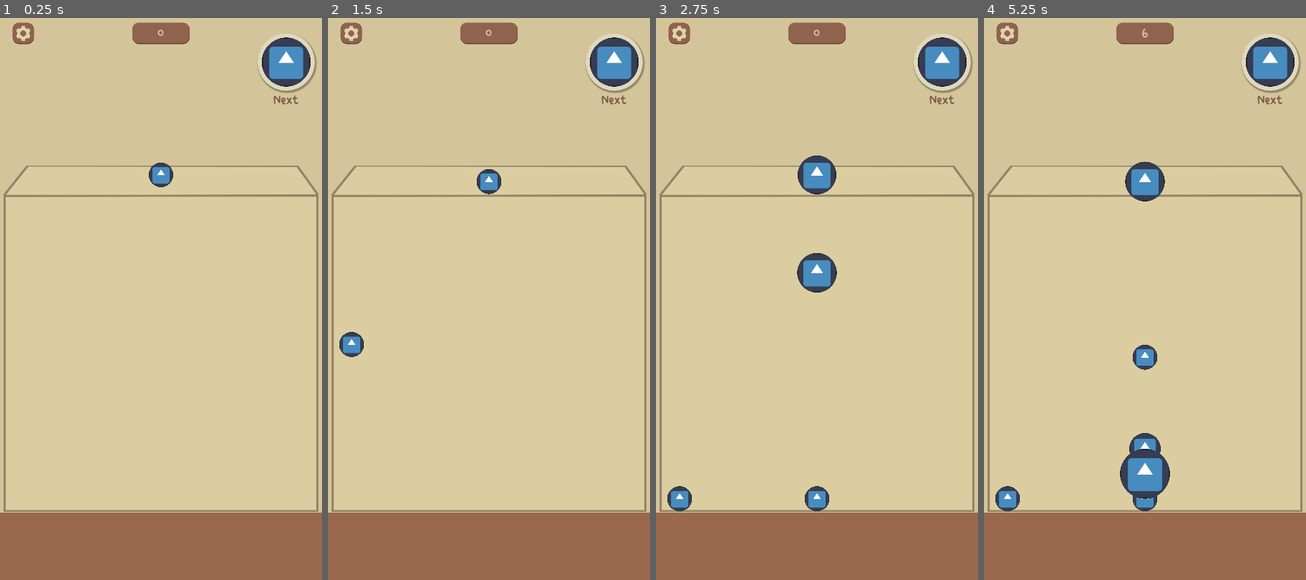
Above: before the commit, frames 1-4 (left to right).
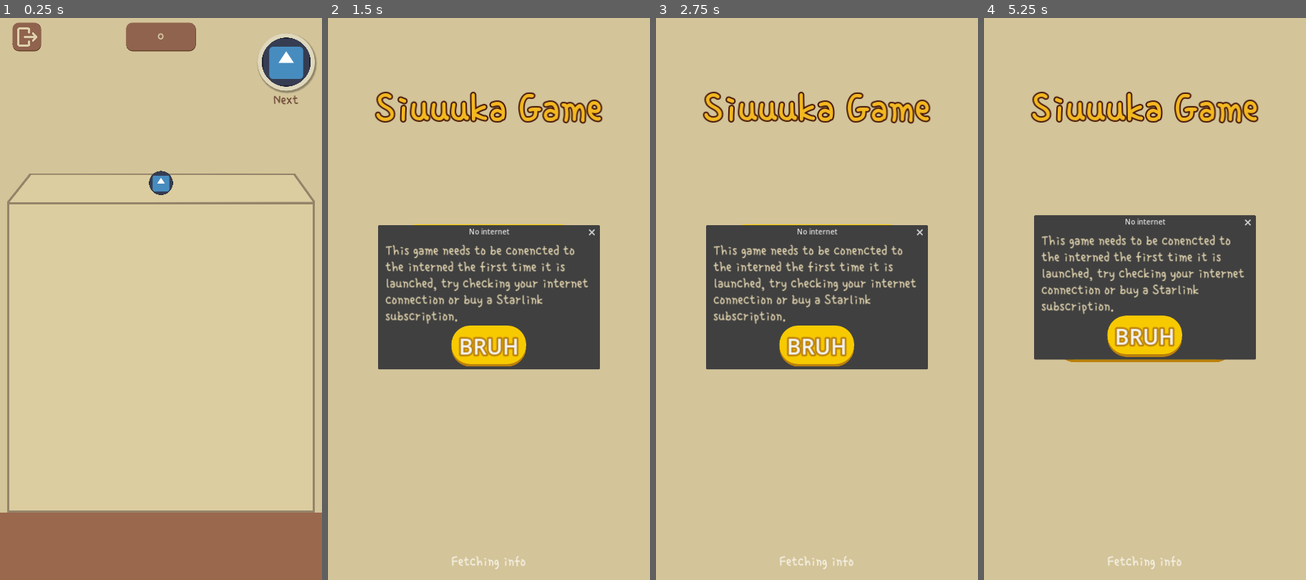
Above: after the commit, the same moments.

Repository: jaajCorp/siuuuka-game
Game: Godot game, scene res://scenes/Game/GameUI.tscn
Two runs of this game, one before a commit and one after it. Both use one fixed random seed, a clock stepped at 60 frames per second and the inputs below. This scene is started directly instead of the project's main scene. The engine's default icon, where the game draws it, is replaced by a stand-in: a white triangle on a blue panel in a dark square.
Inputs (mouse positions are in pixels of both pictures, inside the frame that each line leads up to):
- Up to frame 1 (0.25 s): no input
- Up to frame 2 (1.5 s): click (350, 34) at 0.52 s; click (489, 242) at 1.25 s, where only the run after the commit has a clickable "Start game"
- Up to frame 3 (2.75 s): click (817, 242) at 2 s, where only the run after the commit has a clickable "Start game"
- Up to frame 4 (5.25 s): click (1145, 293) at 2.75 s, where only the run after the commit has a clickable "Marketplace"; click (1145, 343) at 3.5 s, where only the run after the commit has a clickable "BRUH"; click (1145, 293) at 4.25 s, where only the run after the commit has a clickable "Marketplace"; click (1145, 242) at 5 s, where only the run after the commit has a clickable "Start game"

The runs differ from the first frame. In frame 1, 4.1% of the frame differs, in the area x 1-99%, y 0-89%; in frame 2, 36%; in frame 3, 37%; in frame 4, 38%, in the area x 0-100%, y 0-100%.
Error in both runs: Invalid access to property or key 'background' on a base object of type 'Nil'. (res://scripts/logic/game_ui.gd:17)

Commit message:
feat(GameUI): Added exit button

Diff:
--- /dev/null
+++ b/assets/icon/exit.svg
@@ -0,0 +1,5 @@
+<?xml version="1.0" encoding="utf-8"?><!-- Uploaded to: SVG Repo, www.svgrepo.com, Generator: SVG Repo Mixer Tools -->
+<svg width="800px" height="800px" viewBox="0 0 24 24" fill="none" xmlns="http://www.w3.org/2000/svg">
+<path d="M14 7.63636L14 4.5C14 4.22386 13.7761 4 13.5 4L4.5 4C4.22386 4 4 4.22386 4 4.5L4 19.5C4 19.7761 4.22386 20 4.5 20L13.5 20C13.7761 20 14 19.7761 14 19.5L14 16.3636" stroke="#dfd1ac" stroke-width="2" stroke-linecap="round" stroke-linejoin="round"/>
+<path d="M10 12L21 12M21 12L18.0004 8.5M21 12L18 15.5" stroke="#dfd1ac" stroke-width="2" stroke-linecap="round" stroke-linejoin="round"/>
+</svg>
--- /dev/null
+++ b/assets/icon/pause.svg
@@ -0,0 +1,5 @@
+<?xml version="1.0" encoding="utf-8"?><!-- Uploaded to: SVG Repo, www.svgrepo.com, Generator: SVG Repo Mixer Tools -->
+<svg width="800px" height="800px" viewBox="0 0 16 16" fill="#dfd1ac" xmlns="http://www.w3.org/2000/svg">
+<path d="M7 1H2V15H7V1Z" />
+<path d="M14 1H9V15H14V1Z" />
+</svg>
--- a/scenes/Game/GameUI.tscn
+++ b/scenes/Game/GameUI.tscn
@@ -2,10 +2,10 @@
 
 [ext_resource type="Theme" uid="uid://cjenmxr6qql66" path="res://res/ui_theme.tres" id="1_ioi18"]
 [ext_resource type="Texture2D" uid="uid://dxxs4tafnr2b8" path="res://assets/img/ui/jar.png" id="1_jgld7"]
-[ext_resource type="Texture2D" uid="uid://b8v1n5j8hxr50" path="res://assets/icon/settings.svg" id="2_210qi"]
 [ext_resource type="Script" path="res://scripts/logic/game_ui.gd" id="2_k6hk3"]
 [ext_resource type="PackedScene" uid="uid://cmu6mss2cn51m" path="res://scenes/Game/GameCore.tscn" id="2_l10mu"]
 [ext_resource type="Script" path="res://scripts/components/Node2DContainer.gd" id="2_w46qg"]
+[ext_resource type="Texture2D" uid="uid://cfo3oudyoqndd" path="res://assets/icon/exit.svg" id="3_s5q16"]
 [ext_resource type="Shader" path="res://scenes/Ball/circle_frame.gdshader" id="4_lqh75"]
 [ext_resource type="Texture2D" uid="uid://dr5kvw60b14bs" path="res://icon.svg" id="5_dlhc0"]
 [ext_resource type="Script" path="res://scripts/components/ResponsiveTextureRect.gd" id="6_alc1o"]
@@ -28,22 +28,10 @@
 tracks/0/type = "value"
 tracks/0/imported = false
 tracks/0/enabled = true
-tracks/0/path = NodePath("VBoxContainer/Top/GridContainer/Score/Panel/BestScoreSplash:position")
+tracks/0/path = NodePath("VBoxContainer/Top/GridContainer/Score/Panel/BestScoreSplash:scale")
 tracks/0/interp = 1
 tracks/0/loop_wrap = true
 tracks/0/keys = {
-"times": PackedFloat32Array(0),
-"transitions": PackedFloat32Array(1),
-"update": 0,
-"values": [Vector2(40, 52)]
-}
-tracks/1/type = "value"
-tracks/1/imported = false
-tracks/1/enabled = true
-tracks/1/path = NodePath("VBoxContainer/Top/GridContainer/Score/Panel/BestScoreSplash:scale")
-tracks/1/interp = 1
-tracks/1/loop_wrap = true
-tracks/1/keys = {
 "times": PackedFloat32Array(0),
 "transitions": PackedFloat32Array(1),
 "update": 0,
@@ -57,23 +45,11 @@
 tracks/0/type = "value"
 tracks/0/imported = false
 tracks/0/enabled = true
-tracks/0/path = NodePath("VBoxContainer/Top/GridContainer/Score/Panel/BestScoreSplash:position")
+tracks/0/path = NodePath("VBoxContainer/Top/GridContainer/Score/Panel/BestScoreSplash:scale")
 tracks/0/interp = 1
 tracks/0/loop_wrap = true
 tracks/0/keys = {
 "times": PackedFloat32Array(0, 0.4, 0.8),
-"transitions": PackedFloat32Array(0.44085, 2.46229, 0.617325),
-"update": 0,
-"values": [Vector2(40, 52), Vector2(32, 52), Vector2(40, 52)]
-}
-tracks/1/type = "value"
-tracks/1/imported = false
-tracks/1/enabled = true
-tracks/1/path = NodePath("VBoxContainer/Top/GridContainer/Score/Panel/BestScoreSplash:scale")
-tracks/1/interp = 1
-tracks/1/loop_wrap = true
-tracks/1/keys = {
-"times": PackedFloat32Array(0, 0.4, 0.8),
 "transitions": PackedFloat32Array(0.470704, 2.83955, 0.508121),
 "update": 0,
 "values": [Vector2(1, 1), Vector2(1.1591, 1.13942), Vector2(1, 1)]
@@ -92,6 +68,7 @@
 anchor_bottom = 1.0
 grow_horizontal = 2
 grow_vertical = 2
+mouse_filter = 1
 theme = ExtResource("1_ioi18")
 script = ExtResource("2_k6hk3")
 background = NodePath("Background")
@@ -103,9 +80,11 @@
 anchor_bottom = 1.0
 grow_horizontal = 2
 grow_vertical = 2
+mouse_filter = 2
 theme_override_constants/separation = 0
 
 [node name="Top" type="VBoxContainer" parent="VBoxContainer"]
+z_index = 10
 custom_minimum_size = Vector2(0, 200)
 layout_mode = 2
 size_flags_vertical = 3
@@ -128,12 +107,13 @@
 layout_mode = 2
 theme_override_constants/margin_left = 24
 
-[node name="SettingsButton" type="Button" parent="VBoxContainer/Top/GridContainer/Settings"]
-custom_minimum_size = Vector2(48, 48)
+[node name="ExitButton" type="Button" parent="VBoxContainer/Top/GridContainer/Settings"]
+custom_minimum_size = Vector2(64, 64)
 layout_mode = 2
 size_flags_horizontal = 4
 size_flags_vertical = 4
-icon = ExtResource("2_210qi")
+mouse_default_cursor_shape = 2
+icon = ExtResource("3_s5q16")
 icon_alignment = 1
 expand_icon = true
 
@@ -144,7 +124,7 @@
 alignment = 1
 
 [node name="Panel" type="Panel" parent="VBoxContainer/Top/GridContainer/Score"]
-custom_minimum_size = Vector2(128, 48)
+custom_minimum_size = Vector2(156, 64)
 layout_mode = 2
 size_flags_vertical = 4
 
@@ -161,11 +141,12 @@
 
 [node name="BestScoreSplash" type="Label" parent="VBoxContainer/Top/GridContainer/Score/Panel"]
 layout_mode = 0
-offset_left = 40.0
-offset_top = 52.0
-offset_right = 185.0
-offset_bottom = 85.0
+offset_left = 70.0
+offset_top = 36.0
+offset_right = 215.0
+offset_bottom = 69.0
 rotation = -0.430003
+pivot_offset = Vector2(72, 16)
 theme_override_colors/font_color = Color(1, 1, 0, 1)
 text = "Best score !"
 horizontal_alignment = 1
@@ -217,8 +198,8 @@
 layout_mode = 2
 size_flags_vertical = 3
 size_flags_stretch_ratio = 6.0
-theme_override_constants/margin_left = 8
-theme_override_constants/margin_right = 8
+theme_override_constants/margin_left = 16
+theme_override_constants/margin_right = 16
 
 [node name="AspectRatioContainer" type="AspectRatioContainer" parent="VBoxContainer/Center"]
 layout_mode = 2
@@ -277,7 +258,8 @@
 anchor_bottom = 0.9
 grow_horizontal = 2
 grow_vertical = 2
-expand_mode = 4
+mouse_filter = 2
+expand_mode = 2
 stretch_mode = 6
 script = ExtResource("6_alc1o")
 metadata/_edit_lock_ = true
@@ -295,4 +277,6 @@
 "": SubResource("AnimationLibrary_smf5d")
 }
 
+[connection signal="pressed" from="VBoxContainer/Top/GridContainer/Settings/ExitButton" to="." method="_on_exit_button_pressed"]
+
 [editable path="VBoxContainer/Center/AspectRatioContainer/JarTexture/VBoxContainer/JarInside/GameCore"]
--- a/scripts/logic/game_ui.gd
+++ b/scripts/logic/game_ui.gd
@@ -46,3 +46,7 @@
 # Called every frame. 'delta' is the elapsed time since the previous frame.
 func _process(delta: float) -> void:
 	pass
+
+
+func _on_exit_button_pressed() -> void:
+	_on_dialog_canceled()
Not shown, added: assets/icon/exit.svg.import
Not shown, added: assets/icon/pause.svg.import
Not shown, changed: export_presets.cfg
